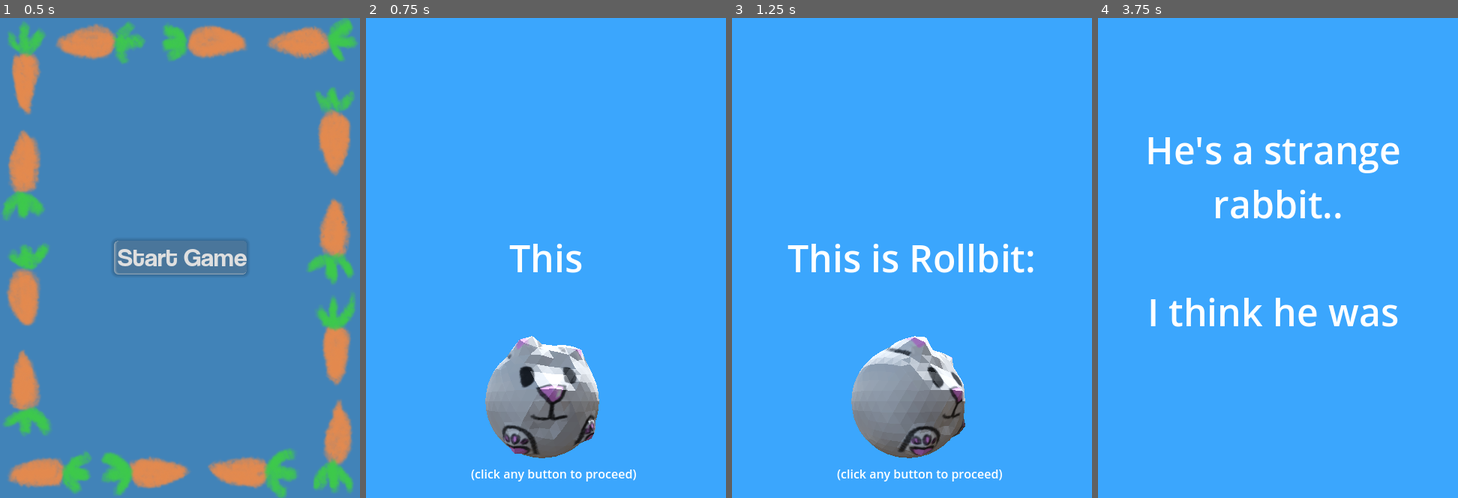
Above: before the commit, frames 1-4 (left to right).
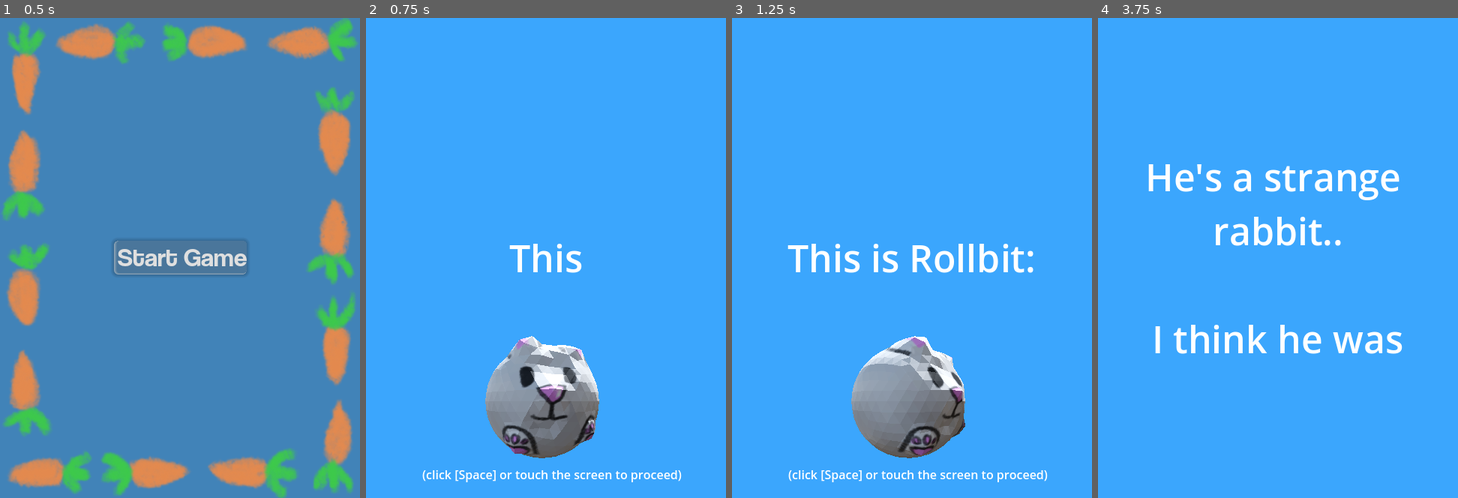
Above: after the commit, the same moments.

Repository: josephsmithberger/Xogot-Game-Jam
Game: Godot game, scene res://title screen/title_screen.tscn
The game is run twice, just before and just after one commit, with the same random seed, the same clock (stepped at 60 frames per second) and the same inputs.
Inputs (mouse positions are in pixels of both pictures, inside the frame that each line leads up to):
- Up to frame 1 (0.5 s): no input
- Up to frame 2 (0.75 s): click "Start Game" at 0.5 s
- Up to frame 3 (1.25 s): no input
- Up to frame 4 (3.75 s): tap Enter (ui_accept) at 1.25, 2.1, 2.27, 2.57, 3.6 s; move the mouse to (1357, 234) at 1.27 s; hold D (rotate_right) 1.28-2.03 s; hold Enter (ui_accept) 1.28-2.03 s; click (1357, 234) at 1.42 s; move the mouse to (1206, 282) at 2.02 s; hold S (rotate_down) 2.03-2.78 s; move the mouse to (1314, 152) at 2.77 s; hold D (rotate_right) 2.78-3.53 s; hold Enter (ui_accept) 2.78-3.53 s; move the mouse to (1260, 354) at 3.52 s; hold W (rotate_up) from 3.53 s (still down); click (1260, 354) at 3.67 s

Frame 1 is identical in both runs. In frame 2, 0.8% of the frame differs, in the area x 15-88%, y 94-97%; in frame 3, 0.8%; in frame 4, 7.3%, in the area x 13-85%, y 24-70%.

Commit message:
touchscreen support

Diff:
--- a/game/intro/intro.gd
+++ b/game/intro/intro.gd
@@ -63,8 +63,14 @@
 
 # Called when any input is detected that hasn't been handled by the GUI.
 func _unhandled_input(event: InputEvent) -> void:
-	# We only want to proceed if the typing is finished AND any input is pressed.
-	if not _is_typing and event.is_pressed():
+	# We only want to proceed if the typing is finished.
+	if _is_typing:
+		return
+
+	# Check for specific inputs to advance the slide.
+	# "ui_accept" usually covers Enter, Space, and gamepad confirm buttons.
+	# We also check for a screen touch on mobile devices.
+	if event.is_action_pressed("ui_accept") or (event is InputEventScreenTouch and event.is_pressed()):
 		# Mark the event as handled so it doesn't trigger other actions.
 		get_viewport().set_input_as_handled()
 		_go_to_next_slide()
--- a/game/intro/intro.tscn
+++ b/game/intro/intro.tscn
@@ -73,7 +73,6 @@
 color = Color(0.231411, 0.649954, 0.991968, 1)
 
 [node name="slide1" type="Label" parent="."]
-visible = false
 layout_mode = 1
 anchors_preset = 15
 anchor_right = 1.0
@@ -104,7 +103,7 @@
 transparent_bg = true
 handle_input_locally = false
 size = Vector2i(300, 300)
-render_target_update_mode = 0
+render_target_update_mode = 4
 
 [node name="WorldEnvironment" type="WorldEnvironment" parent="slide1/SubViewportContainer/SubViewport"]
 environment = SubResource("Environment_41kj2")
@@ -120,11 +119,11 @@
 
 [node name="Label" type="Label" parent="slide1"]
 layout_mode = 0
-offset_left = 140.0
-offset_top = 596.0
-offset_right = 361.0
-offset_bottom = 619.0
-text = "(click any button to proceed)"
+offset_left = 75.0
+offset_top = 597.0
+offset_right = 421.0
+offset_bottom = 620.0
+text = "(click [Space] or touch the screen to proceed)"
 horizontal_alignment = 1
 
 [node name="slide2" type="Label" parent="."]
